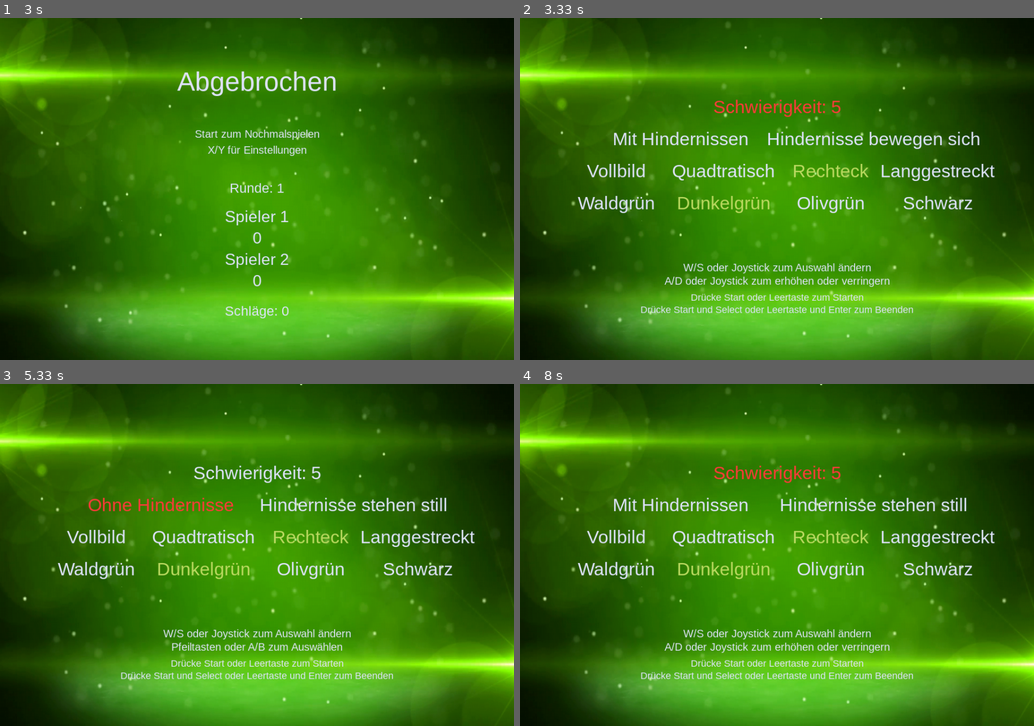
Above: before the commit, frames 1-4 (two rows, left to right).
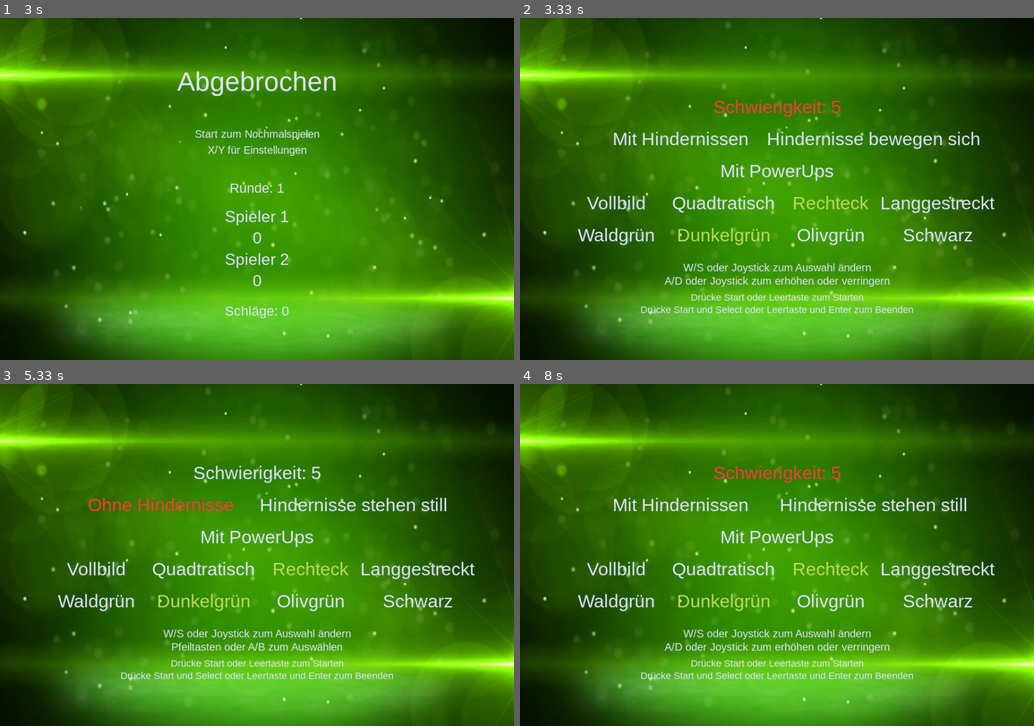
Above: after the commit, the same moments.

Repository: astroPythoner/pygame_Pong
Game: pygame game, started from pong.py
Same seed, same stepped clock (60 frames per second), same inputs: the game is played once before the commit and once after it.
Inputs:
- Up to frame 1 (3 s): hold A 0.33-0.8 s; hold Right 0.33-0.8 s; hold Right 0.83-1.3 s; tap Space at 1.33 s; hold Left 1.83-2.13 s; hold Up 2.17-2.53 s; hold W 2.17-2.53 s; hold Up 2.57-2.87 s; hold W 2.57-2.87 s; hold Space from 2.9 s (still down); hold Up from 2.9 s (still down); hold W from 2.9 s (still down)
- Up to frame 2 (3.33 s): release Space at 3.27 s; release Up at 3.27 s; release W at 3.27 s
- Up to frame 3 (5.33 s): hold E 3.7-4.33 s; hold Right 3.7-4.33 s; hold Down from 5.03 s (still down); hold S from 5.03 s (still down)
- Up to frame 4 (8 s): release Down at 5.4 s; release S at 5.4 s; hold Space 5.93-6.4 s; hold Right 5.93-6.4 s; hold Up 6.93-7.3 s; hold W 6.93-7.3 s; hold Up 7.33-7.63 s; hold W 7.33-7.63 s

Frame 1 is identical in both runs. In frame 2, 4.2% of the frame differs, in the area x 11-93%, y 42-67%; in frame 3, 4.2%; in frame 4, 4.2%.

Commit message:
Auswahl ob man mit PowerUps spielen will inden Einstellungen hinzugefügt

Diff:
--- a/pong.py
+++ b/pong.py
@@ -27,6 +27,7 @@
         # Variablen für die Hindernisse
         self.with_hindernissen = True
         self.with_moving_hindernisse = True
+        self.with_power_ups = True
 
         # Für den Computerspieler
         self.computer_difficulty = 5
@@ -377,8 +378,8 @@
             if self.check_key_pressed(MOVE_DOWN)and last_switch + 300 < pygame.time.get_ticks():
                 last_switch = pygame.time.get_ticks()
                 selected_row += 1
-                if selected_row > 3:
-                    selected_row = 3
+                if selected_row > 4:
+                    selected_row = 4
             if self.check_key_pressed(AB) and last_switch + 200 < pygame.time.get_ticks():
                 last_switch = pygame.time.get_ticks()
                 if selected_row == 1:
@@ -394,9 +395,14 @@
                         else:
                             self.with_moving_hindernisse = True
                 if selected_row == 2:
+                    if self.with_power_ups:
+                        self.with_power_ups = False
+                    else:
+                        self.with_power_ups = True
+                if selected_row == 3:
                     self.spielfeldhoehe  = [HEIGHT     , min(WIDTH*5/7,HEIGHT), WIDTH * 5/7 / 1.4142156, WIDTH * 5/7 / 2][selected_colum]
                     self.spielfeldbreite = [WIDTH * 5/7, min(WIDTH*5/7,HEIGHT), WIDTH * 5/7            , WIDTH * 5/7    ][selected_colum]
-                if selected_row == 3:
+                if selected_row == 4:
                     self.spielfeld_color = [SPIELFELD_FORREST,SPIELFELD_DARK,SPIELFELD_OLIVE,SPIELFELD_BLACK][selected_colum]
                 self.set_spielfeldwerte()
             if self.check_key_pressed(LEFT) and last_switch + 200 < pygame.time.get_ticks():
@@ -457,20 +463,31 @@
             else:
                 self.draw_text(surf, text, 34, WIDTH / 2 + [-180,180][num], HEIGHT * 2/5 - 30, color=TEXT_COLOR, rect_place="mitte")
 
+        if self.with_power_ups:
+            if selected_row == 2:
+                self.draw_text(surf, "Mit PowerUps", 34, WIDTH / 2, HEIGHT * 2 / 5 + 30, color=TEXT_RED, rect_place="mitte")
+            else:
+                self.draw_text(surf, "Mit PowerUps", 34, WIDTH / 2, HEIGHT * 2 / 5 + 30, color=TEXT_COLOR, rect_place="mitte")
+        else:
+            if selected_row == 2:
+                self.draw_text(surf, "Ohne PowerUps", 34, WIDTH / 2, HEIGHT * 2 / 5 + 30, color=TEXT_RED, rect_place="mitte")
+            else:
+                self.draw_text(surf, "Ohne PowerUps", 34, WIDTH / 2, HEIGHT * 2 / 5 + 30, color=TEXT_COLOR, rect_place="mitte")
+
         for num, text in enumerate(["Vollbild","Quadtratisch","Rechteck","Langgestreckt"]):
-            if selected_row == 2 and selected_column == num:
-                self.draw_text(surf, text, 34, WIDTH / 2 + [-300,-100,100,300][num], HEIGHT * 2/5 + 30, color=TEXT_RED, rect_place="mitte")
-            elif self.spielfeldhoehe == [HEIGHT, min(WIDTH*5/7,HEIGHT), WIDTH * 5/7 / 1.4142156, WIDTH * 5/7 / 2][num] and self.spielfeldbreite == [WIDTH * 5/7, min(WIDTH*5/7,HEIGHT), WIDTH * 5/7, WIDTH * 5/7][num]:
-                self.draw_text(surf, text, 34, WIDTH / 2 + [-300,-100,100,300][num], HEIGHT * 2/5 + 30, color=TEXT_GREEN, rect_place="mitte")
-            else:
-                self.draw_text(surf, text, 34, WIDTH / 2 + [-300,-100,100,300][num], HEIGHT * 2/5 + 30, color=TEXT_COLOR, rect_place="mitte")
-        for num, text in enumerate(["Waldgrün","Dunkelgrün","Olivgrün","Schwarz"]):
             if selected_row == 3 and selected_column == num:
                 self.draw_text(surf, text, 34, WIDTH / 2 + [-300,-100,100,300][num], HEIGHT * 2/5 + 90, color=TEXT_RED, rect_place="mitte")
+            elif self.spielfeldhoehe == [HEIGHT, min(WIDTH*5/7,HEIGHT), WIDTH * 5/7 / 1.4142156, WIDTH * 5/7 / 2][num] and self.spielfeldbreite == [WIDTH * 5/7, min(WIDTH*5/7,HEIGHT), WIDTH * 5/7, WIDTH * 5/7][num]:
+                self.draw_text(surf, text, 34, WIDTH / 2 + [-300,-100,100,300][num], HEIGHT * 2/5 + 90, color=TEXT_GREEN, rect_place="mitte")
+            else:
+                self.draw_text(surf, text, 34, WIDTH / 2 + [-300,-100,100,300][num], HEIGHT * 2/5 + 90, color=TEXT_COLOR, rect_place="mitte")
+        for num, text in enumerate(["Waldgrün","Dunkelgrün","Olivgrün","Schwarz"]):
+            if selected_row == 4 and selected_column == num:
+                self.draw_text(surf, text, 34, WIDTH / 2 + [-300,-100,100,300][num], HEIGHT * 2/5 + 150, color=TEXT_RED, rect_place="mitte")
             elif self.spielfeld_color == [SPIELFELD_FORREST,SPIELFELD_DARK,SPIELFELD_OLIVE,SPIELFELD_BLACK][num]:
-                self.draw_text(surf, text, 34, WIDTH / 2 + [-300,-100,100,300][num], HEIGHT * 2/5 + 90, color=TEXT_GREEN, rect_place="mitte")
-            else:
-                self.draw_text(surf, text, 34, WIDTH / 2 + [-300,-100,100,300][num], HEIGHT * 2/5 + 90, color=TEXT_COLOR, rect_place="mitte")
+                self.draw_text(surf, text, 34, WIDTH / 2 + [-300,-100,100,300][num], HEIGHT * 2/5 + 150, color=TEXT_GREEN, rect_place="mitte")
+            else:
+                self.draw_text(surf, text, 34, WIDTH / 2 + [-300,-100,100,300][num], HEIGHT * 2/5 + 150, color=TEXT_COLOR, rect_place="mitte")
 
         # Texte unten mit Hinweisen zur Bedienung
         self.draw_text(surf, "W/S oder Joystick zum Auswahl ändern", 20, WIDTH / 2, HEIGHT * 3 / 4 - 25)
@@ -701,7 +718,8 @@
                     self.abprallort = self.ball.rect.center
                 # Wenn von einem Spieler abgeprallt wurde anzahl der Schläge hochzählen und letzten Schlag dem Spieler zuweisen
                 if hindernis in [self.player0,self.player1]:
-                    if self.schläge == 0: # Beim ersten Schuss Power-Ups platzieren
+                    # Beim ersten Schuss Power-Ups platzieren
+                    if self.schläge == 0 and self.with_power_ups:
                         if self.with_hindernissen:
                             erstes_hindernis = random.choice(self.hindernisse.sprites())
                             erstes_hindernis.make_to_power_up(list(POWER_UPS.keys())[0])
@@ -812,7 +830,8 @@
 
         # Auf der Rechten Seite noch die Info zum Spiel
         self.show_game_info(screen,WIDTH*6/7+10)
-        self.draw_power_up_info(WIDTH*6/7+10, 180)
+        if self.with_power_ups:
+            self.draw_power_up_info(WIDTH*6/7+10, 180)
 
     def make_game_end(self, gewonnener_spieler=None):
         self.game_status = NEXT_GAME
